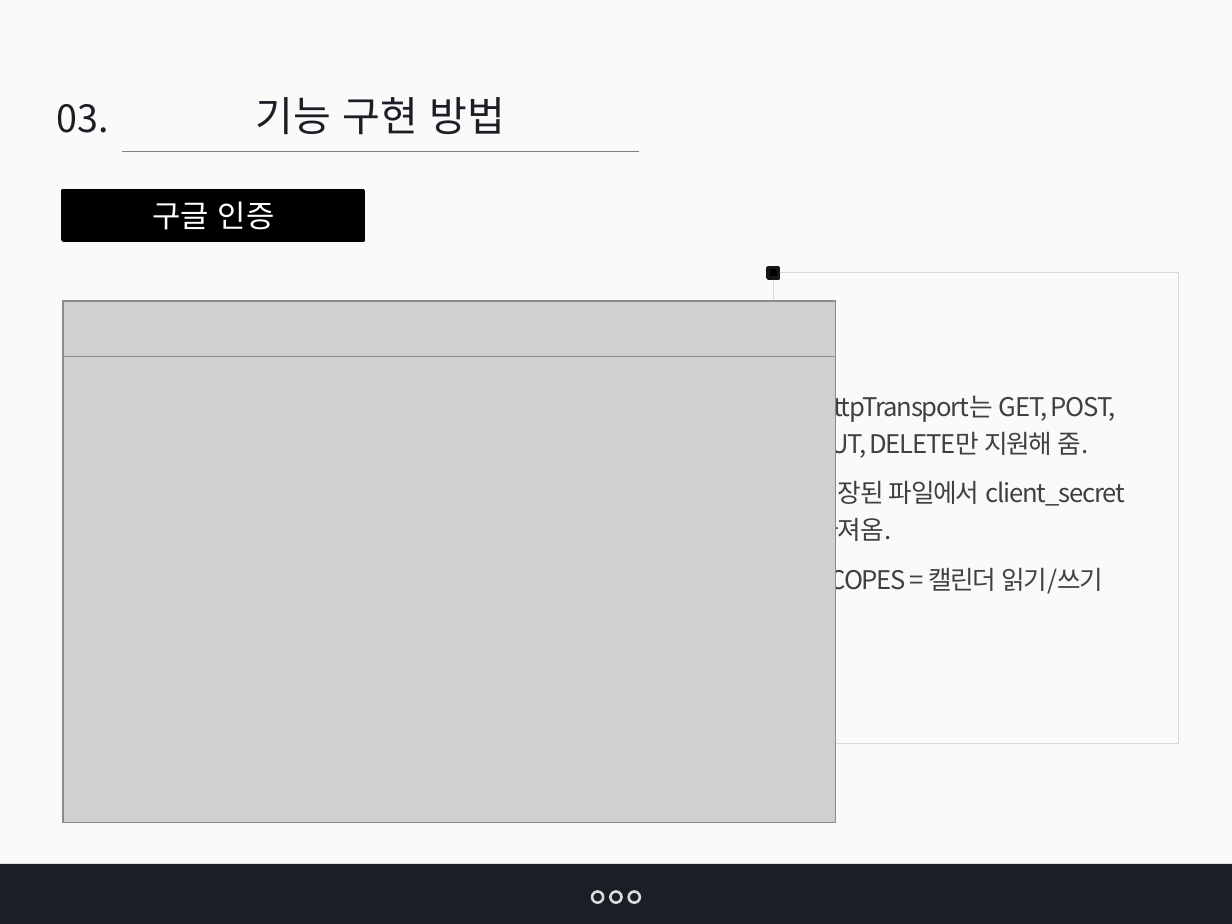
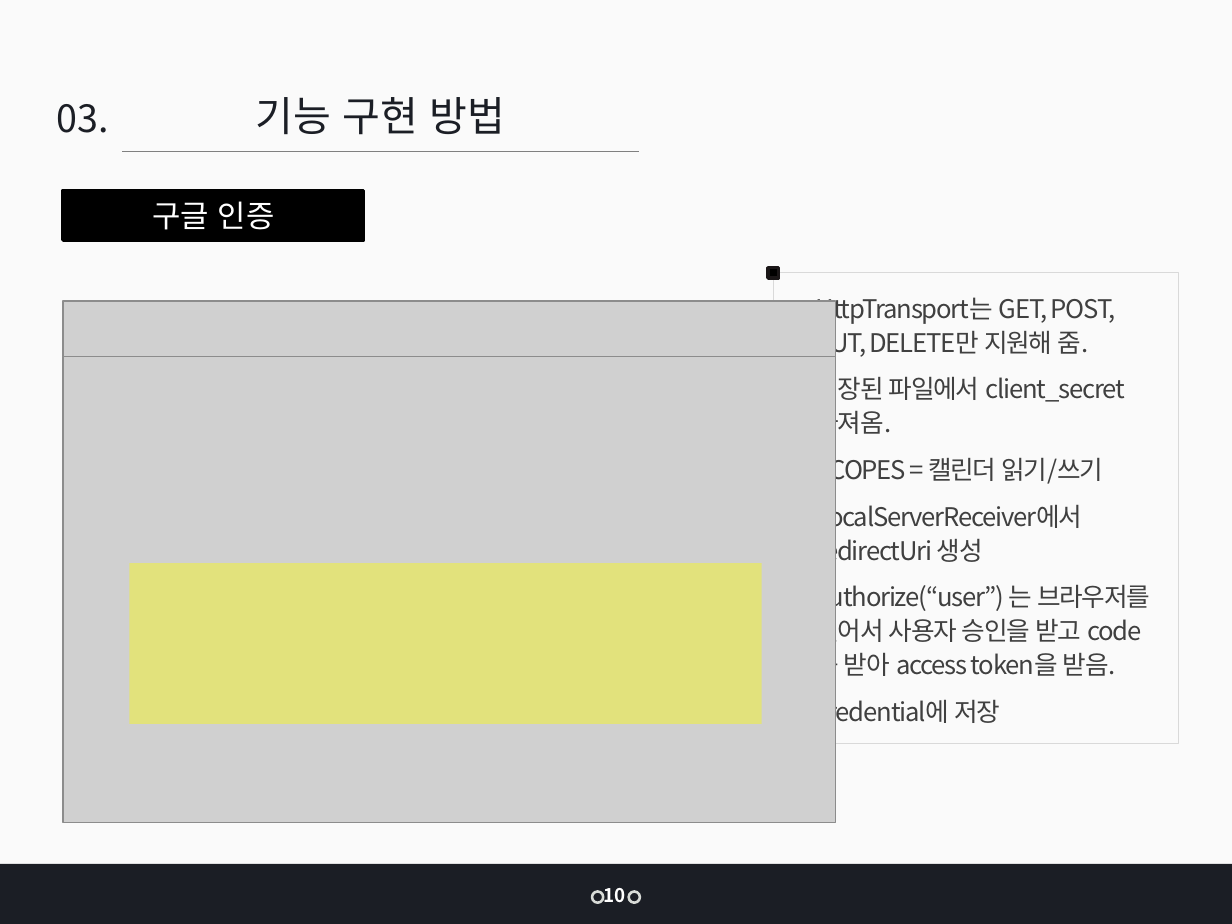
Before and after one commit to jangys/calendarProjectDocument, a slide deck: slide 10 of O0100010.pptx (slide 9 before the commit). Drawn at 1232x924 pixels with LibreOffice and Linux fonts; fonts in the diff are those of the drawing; grey boxes stand for pictures. Boxes give left, top, right and bottom in pixels: in the first picture for what was removed or moved away, otherwise in the second. Text is boxed around its words. In the diff, an @@ line names an element or a change of style, - is before the commit and + after.

```diff
--- a/O0100010.pptx
+++ b/O0100010.pptx
@@ text in rectangle at bbox=[816, 297, 1125, 486]: line spacing 1.2 to 1.1 @@
@@ text in rectangle at bbox=[816, 500, 1150, 727]: paragraphs added @@
+• LocalServerReceiver에서 redirectUri 생성
+• authorize(“user”) 는 브라우저를 열어서 사용자 승인을 받고 code를 받아 access token을 받음.
+• credential에 저장
@@ rectangle added at bbox=[129, 563, 761, 723], fill #FFFF00 at 40% opacity @@
@@ text added at bbox=[603, 888, 625, 903], 11 pt, text #FFFFFF, bold @@
+10
@@ ellipse removed at bbox=[610, 892, 621, 903] @@
```
Also in this commit, not shown: 20 other slides changed, 9 slides added, 3 slides removed, 3 other files.
